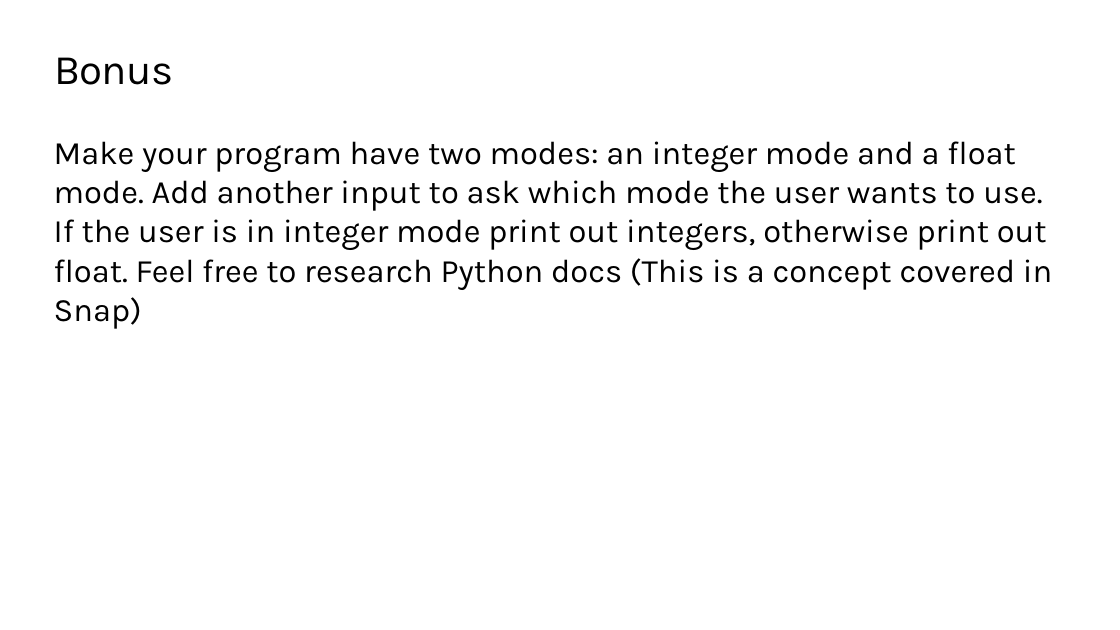
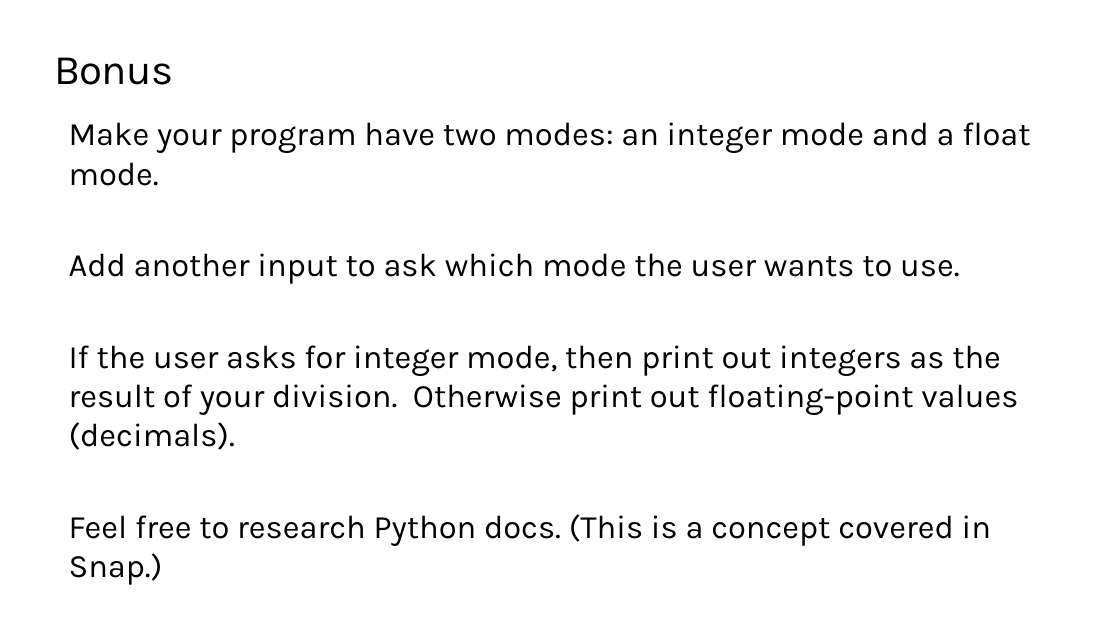
Before and after one commit to TEALSK12/2nd-semester-introduction-to-computer-science, a slide deck: slide 13 of units/2_unit/slidedecks/Intro Python 2.01 TEALS.pptx. Drawn at 1120x630 pixels with LibreOffice and Linux fonts; fonts in the diff are those of the drawing; background and template pictures are left out. Boxes give left, top, right and bottom in pixels: in the first picture for what was removed or moved away, otherwise in the second. Text is boxed around its words. In the diff, an @@ line names an element or a change of style, - is before the commit and + after.

Commit message:
Several dozen small corrections and adjustments to Unit 2.01 PowerPoint, changes in lab.md to match

```diff
--- a/units/2_unit/slidedecks/Intro Python 2.01 TEALS.pptx
+++ b/units/2_unit/slidedecks/Intro Python 2.01 TEALS.pptx
@@ text at (x1=69, y1=122, x2=1030, y2=585): text changed @@
-Make your program have two modes: an integer mode and a float mode. Add another input to ask which mode the user wants to use. If the user is in integer mode print out integers, otherwise print out float. Feel free to research Python docs (This is a concept covered in Snap)
+Make your program have two modes: an integer mode and a float mode.
+Add another input to ask which mode the user wants to use.
+If the user asks for integer mode, then print out integers as the result of your division. Otherwise print out floating-point values (decimals).
+Feel free to research Python docs. (This is a concept covered in Snap.)
```
Also in this commit, not shown: 9 other slides changed, 1 other file.
